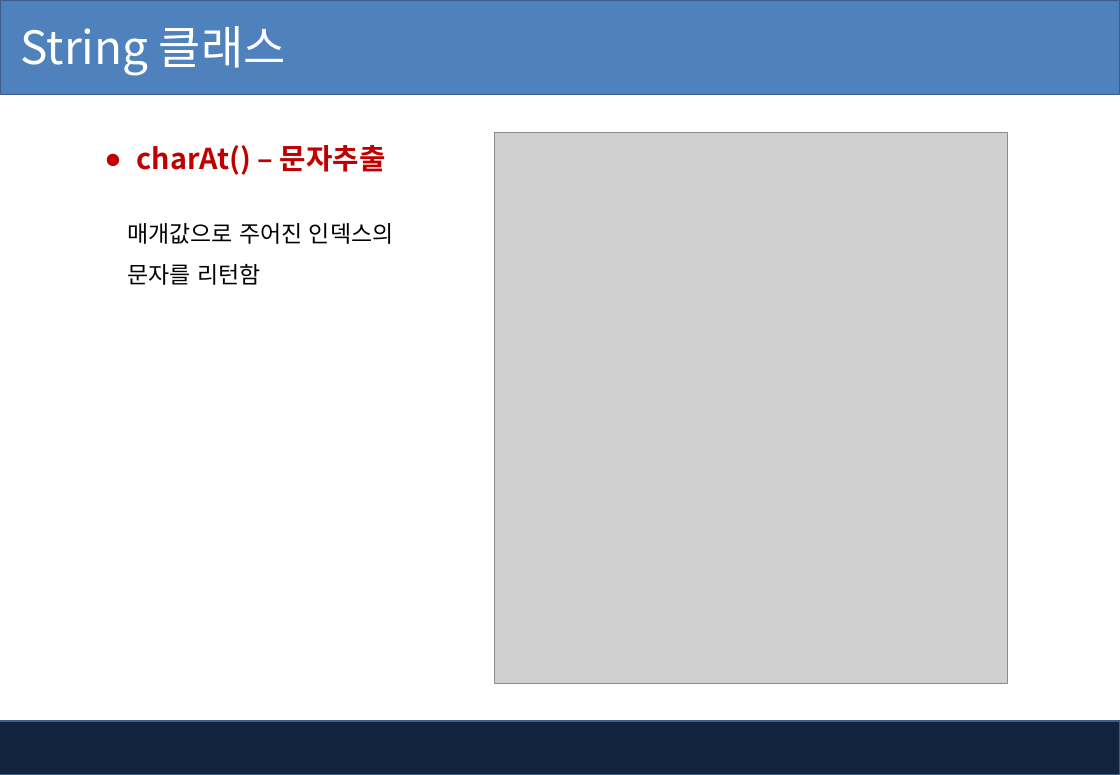
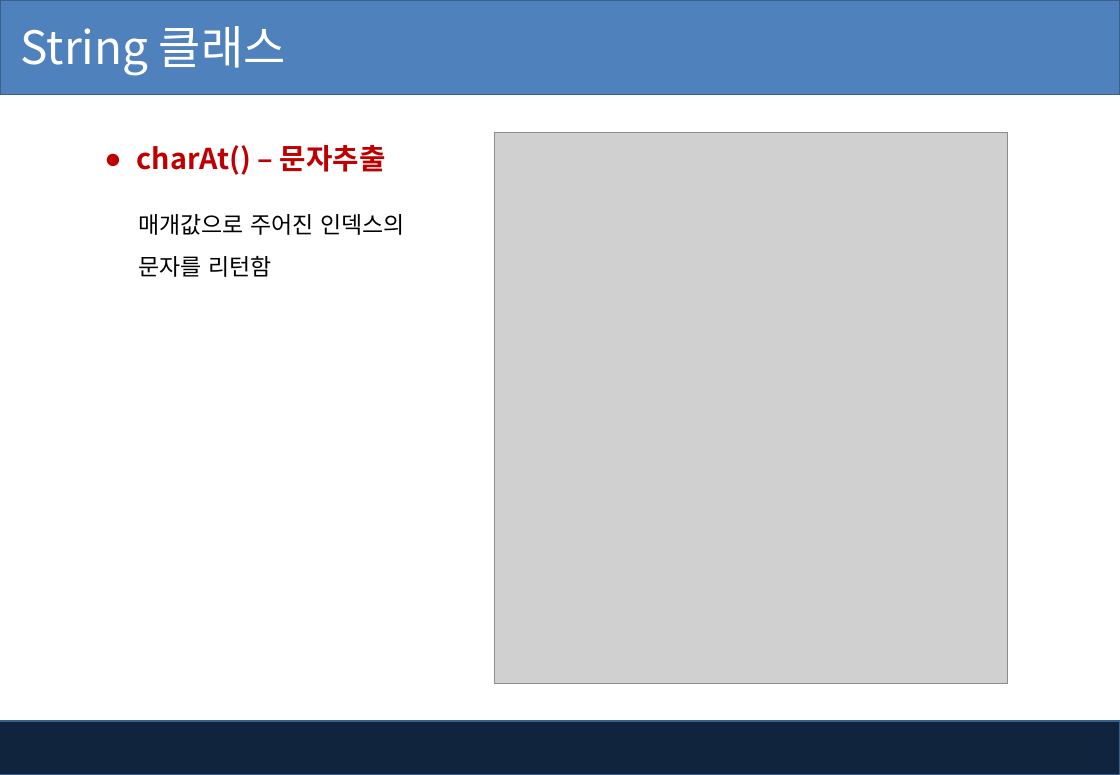
Before and after one commit to kiyongee2/green_project_web, a slide deck: slide 29 of java_ppt/12장-기본클래스 및 내부클래스.pptx (slide 28 before the commit). Drawn at 1120x775 pixels with LibreOffice and Linux fonts; fonts in the diff are those of the drawing; grey boxes stand for pictures; background and template pictures are left out. Boxes give left, top, right and bottom in pixels: in the first picture for what was removed or moved away, otherwise in the second. Text is boxed around its words. In the diff, an @@ line names an element or a change of style, - is before the commit and + after.

```diff
--- a/java_ppt/12장-기본클래스 및 내부클래스.pptx
+++ b/java_ppt/12장-기본클래스 및 내부클래스.pptx
@@ text "매개값으로 주어진 인덱스의": place and size @@
-text "매개값으로 주어진 인덱스의" at (128,223,393,285)
+text "매개값으로 주어진 인덱스의" at (139,214,404,277)
```
Also in this commit, not shown: 4 other slides changed, 1 slide added, 16 other files.
